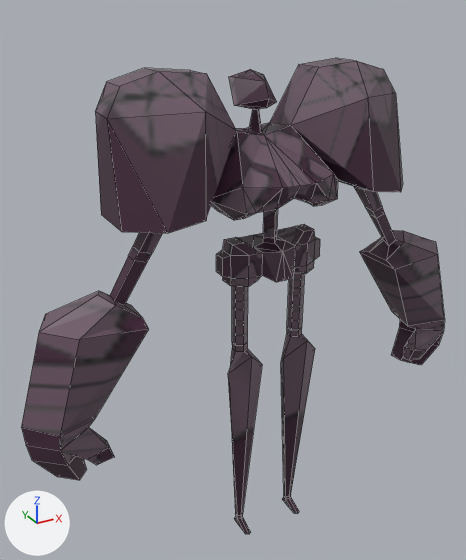
Renders of the COLLADA model models/boss.dae from each side of a commit.
Both versions are drawn from a 50 mm camera at (-4.34, -6.87, 7.73) aimed at (-0.16, 0.74, 3.93). The lights are fixed; the arrows at lower left show +X, +Y and +Z. Mesh edges are drawn as thin lines. Where no turn or scale is listed for an object, it has been applied to the vertices.

The scene before the commit, as lines of its bpy script (objects in view):
```python
mat_uv1 = principled_material('UV1')
mat_uv1.texture = img_boss2_uv_expo_png
mat_uv1.roughness = 0.44
me_cylinder_001 = bpy.data.meshes.new('Cylinder.001')
me_cylinder_001.from_pydata(...)  # 365 vertices, 411 faces; spans x -3.47..3.47, y -0.64..1.13, z -0.12..6.75
me_cylinder_001.materials.append(mat_uv1)  # picture img_boss2_uv_expo_png
ob_cylinder = bpy.data.objects.new('Cylinder', me_cylinder_001)
ob_cylinder.location = (0.0, 0.0, 0.21)
```
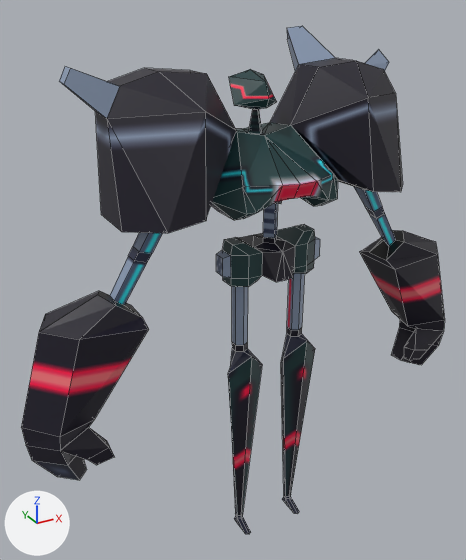
Boxes (x1, y1, x2, y2) around the edits, measured in the pictures (466 x 560 px):
'Cylinder', surface changed, reshaped (7% taller)
    before: (21, 58, 445, 534)
    after: (21, 26, 445, 534)
part 1 of me_cylinder_001, built on
    before: (96, 82, 334, 213)
    after: (59, 67, 334, 213)
part 2 of me_cylinder_001, built on (blue)
    after: (287, 26, 389, 71)
part 3 of me_cylinder_001, surface changed
    both: (21, 58, 445, 533)

The edits, one by one:
Picture 'boss_uv.png' (img_boss_uv_png) is new.
Material 'UV1' (mat_uv1) changes its picture from img_boss2_uv_expo_png to img_boss_uv_png.
me_cylinder_001 is used by ob_cylinder; location (0.0, 0.0, 0.21).
me_cylinder_001 had 365 vertices, 411 faces and spanned x -3.47..3.47, y -0.64..1.13, z -0.12..6.75.
me_cylinder_001 now has 379 vertices, 432 faces and spans x -3.47..3.47, y -0.64..1.74, z -0.12..7.15.
Part 1, on me_cylinder_001:
3 faces are deleted.
5 vertices move from x -0.25..0.25, y -0.64..-0.53, z 5.16..5.45 to x -0.25..0.25, y -0.64..-0.53, z 5.26..5.48.
8 vertices are added at x -2.47..-1.35, y 0.25..1.74, z 5.81..6.82.
14 new faces join them.
Part 2, on me_cylinder_001:
2 faces are deleted.
6 vertices are added at (2.37, 1.17, 6.52), (2.54, 0.84, 6.63), (0.94, 1.18, 7.12), (1.09, 1.38, 6.96), (2.43, 0.97, 6.81), (1.19, 1.18, 7.15).
8 new faces join them.
me_cylinder_001 part 3: 406 kept faces spanning x -3.47..3.47, y -0.64..1.13, z -0.12..6.75 get new texture (UV) coordinates.
